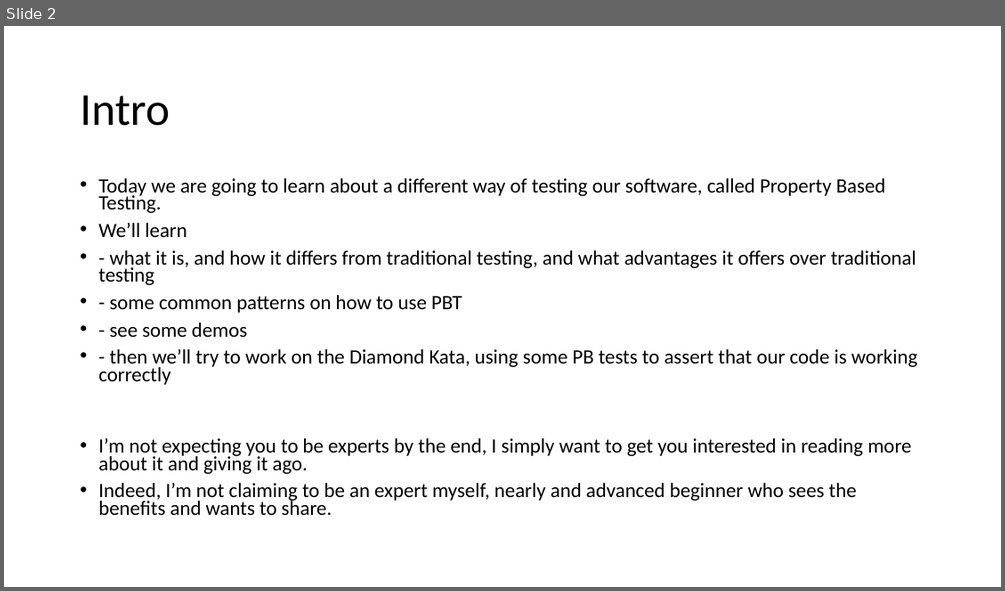
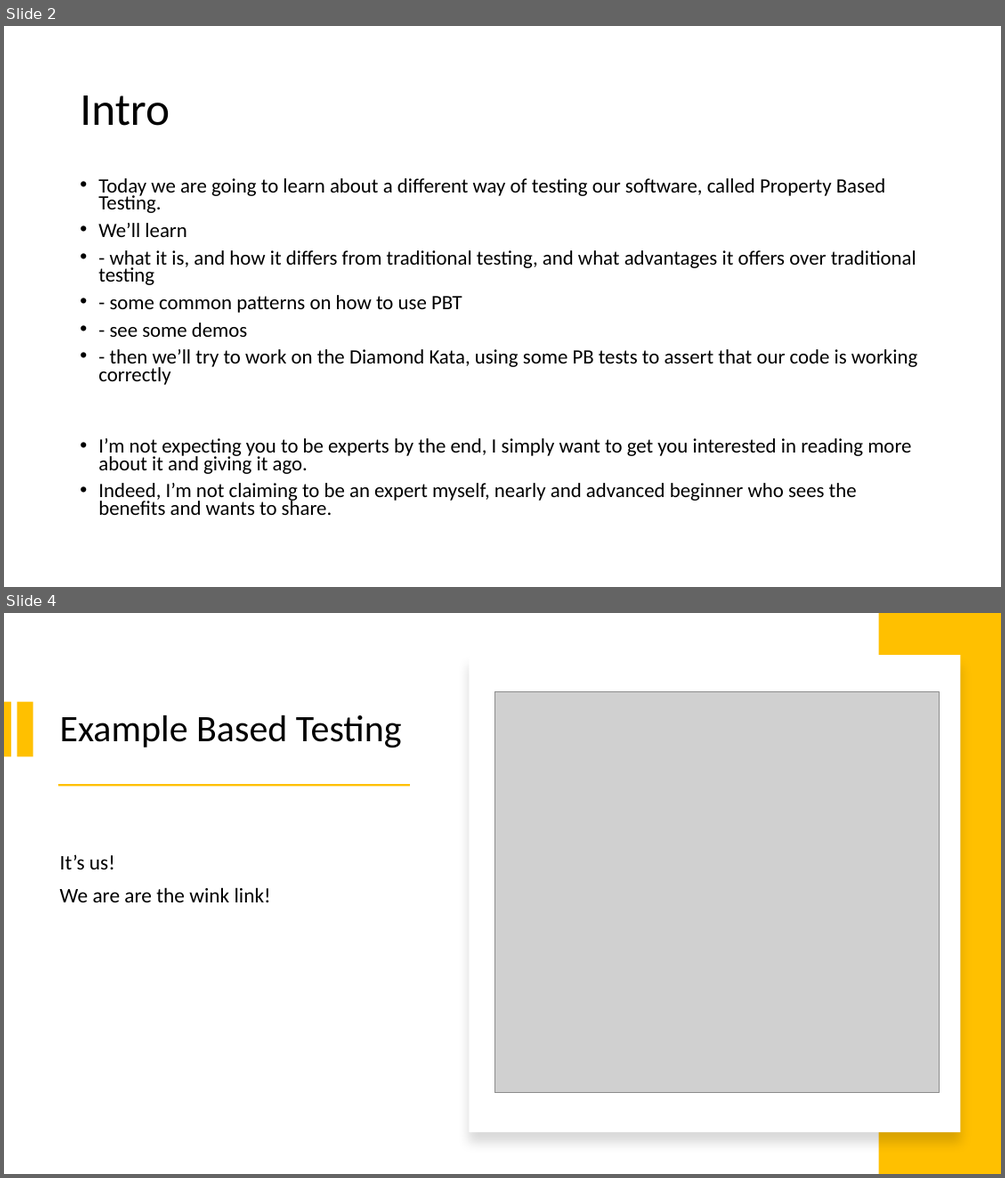
Before and after one commit to dcook-net/PropertyBasedTesting, a slide deck: Presentation1.pptx. Shown one above the other, each under a label of ours: slide 2 before the commit, slides 2 and 4 after it; the slides between them are not shown. The pictures are 1005x591 and 1005x1178 pixels, drawn with LibreOffice and Linux fonts; fonts in the diff are those of the drawing; grey boxes stand for pictures. Boxes give left, top, right and bottom in pixels: in the first picture for what was removed or moved away, otherwise in the second. Text is boxed around its words. In the diff, an @@ line names an element or a change of style, - is before the commit and + after.

```diff
--- a/Presentation1.pptx
+++ b/Presentation1.pptx
@@ slide 4 added at (4,613,1001,1174), background #FFFFFF @@
@@ rectangle added at (879,613,1001,1174), fill #FFC000 @@
@@ rectangle added at (469,655,961,1132), fill #FFFFFF @@
@@ picture added at (494,691,938,1093) @@
@@ rectangle added at (4,701,11,756), fill #FFC000 @@
@@ rectangle added at (16,701,32,756), fill #FFC000 @@
@@ title added at (60,715,402,748), 36 pt, text #000000 @@
+Example Based Testing
@@ rectangle added at (58,784,410,787), fill #FFC000 @@
@@ text added at (60,854,271,902), 20 pt, text #000000 @@
+It’s us!
+We are are the wink link!
```
Also in this commit, not shown: 1 slide changed, 24 other slides added, 1 slide removed, 1 other file.
